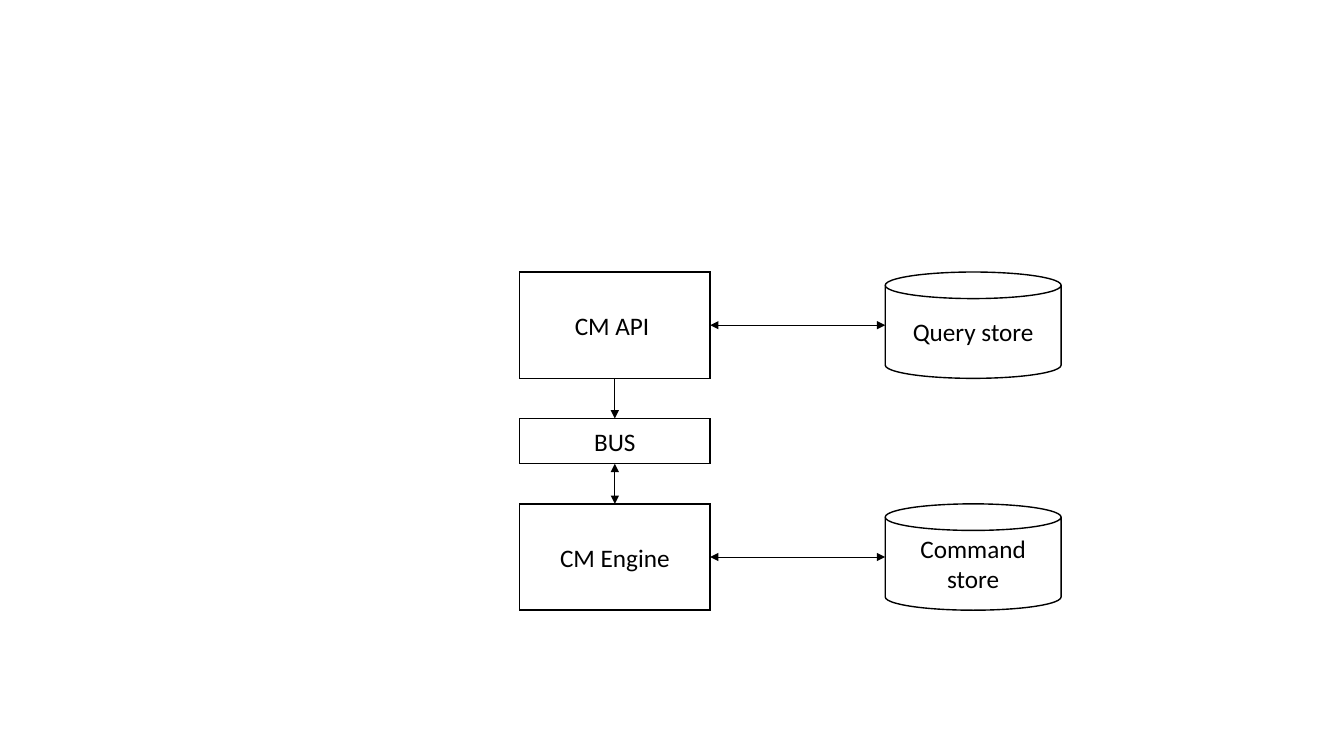
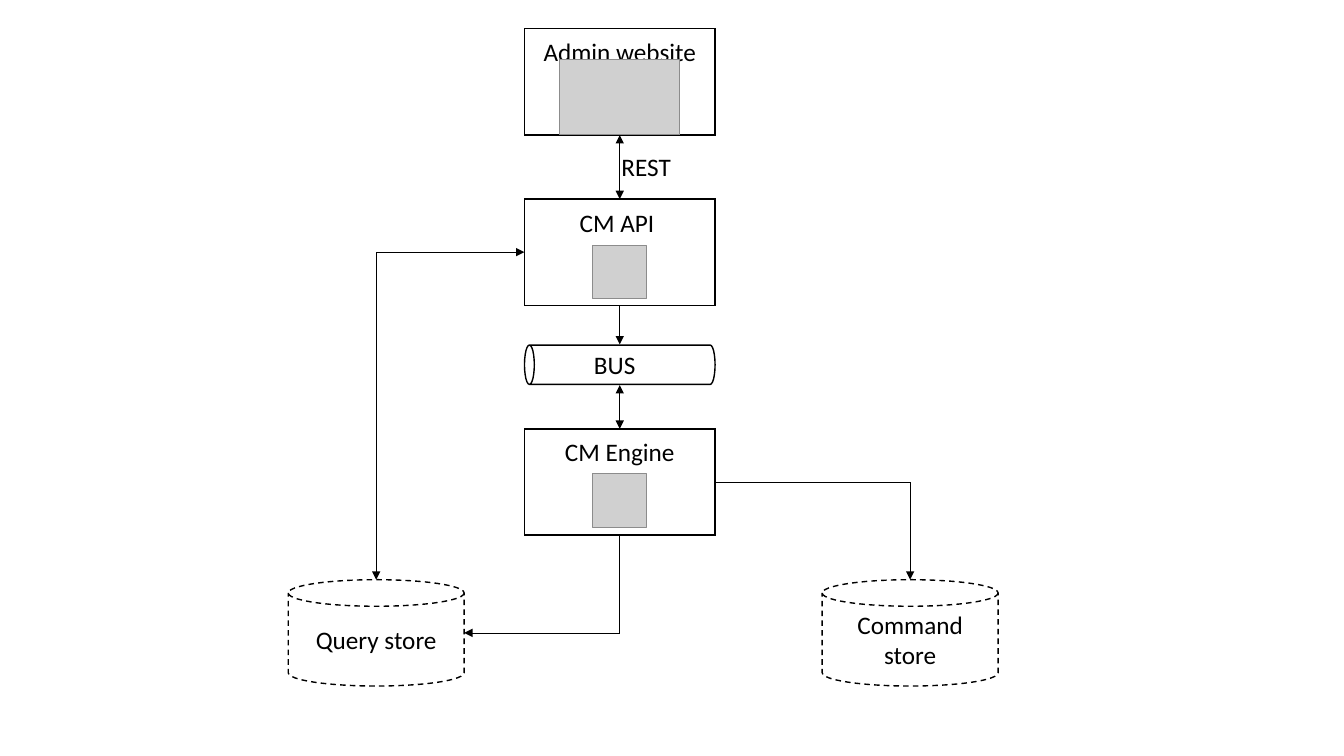
Before and after one commit to simpleidserver/CaseManagement, a slide deck: slide 2 of Architecture.pptx. Drawn at 1344x756 pixels with LibreOffice and Linux fonts; fonts in the diff are those of the drawing; grey boxes stand for pictures. Boxes give left, top, right and bottom in pixels: in the first picture for what was removed or moved away, otherwise in the second. Text is boxed around its words. In the diff, an @@ line names an element or a change of style, - is before the commit and + after.

```diff
--- a/Architecture.pptx
+++ b/Architecture.pptx
@@ rectangle added at [524, 29, 715, 135], outline #000000 1 pt, 18 pt, text #000000 @@
+Admin website
@@ picture added at [560, 59, 680, 135] @@
@@ double arrow added from (620, 135) to (620, 199), #000000 0.5 pt @@
@@ text added at [621, 159, 670, 176], 18 pt, text #000000 @@
+REST
@@ rectangle "CM API": place and size @@
-rectangle "CM API" at [519, 272, 710, 378]
+rectangle "CM API" at [524, 199, 715, 304]
@@ elbow double arrow added from (524, 252) to (376, 580), #000000 0.5 pt @@
@@ picture added at [593, 245, 646, 298] @@
@@ arrow moved from (615, 378) - (615, 418) to (620, 306) - (620, 345) @@
@@ double arrow removed from (711, 326) to (885, 326) @@
@@ cylinder added at [524, 345, 715, 384], outline #000000 1 pt @@
@@ text "BUS": place and size @@
-text "BUS" at [519, 418, 710, 464]
+text "BUS" at [594, 357, 635, 375]
@@ text "BUS" at [594, 357, 635, 375]: alignment centre to left; vertical alignment middle to top; outline #000000 1 pt to none @@
@@ double arrow moved from (615, 504) - (615, 464) to (620, 429) - (620, 385) @@
@@ rectangle "CM Engine": place and size @@
-rectangle "CM Engine" at [519, 504, 710, 610]
+rectangle "CM Engine" at [524, 429, 715, 534]
@@ picture added at [593, 474, 646, 527] @@
@@ elbow arrow added from (715, 482) to (910, 580), #000000 0.5 pt @@
@@ elbow arrow added from (620, 535) to (464, 633), #000000 0.5 pt @@
@@ double arrow removed from (711, 558) to (885, 558) @@
@@ cylinder "Query store" at [288, 580, 465, 686]: outline #000000 1 pt to #000000 1 pt dashed @@
@@ cylinder "Query store": place and size @@
-cylinder "Query store" at [885, 272, 1062, 378]
+cylinder "Query store" at [288, 580, 465, 686]
@@ cylinder "Command store": place and size @@
-cylinder "Command store" at [885, 504, 1062, 610]
+cylinder "Command store" at [823, 580, 999, 686]
@@ cylinder "Command store" at [823, 580, 999, 686]: outline #000000 1 pt to #000000 1 pt dashed @@
```
Also in this commit, not shown: 15 other files.
